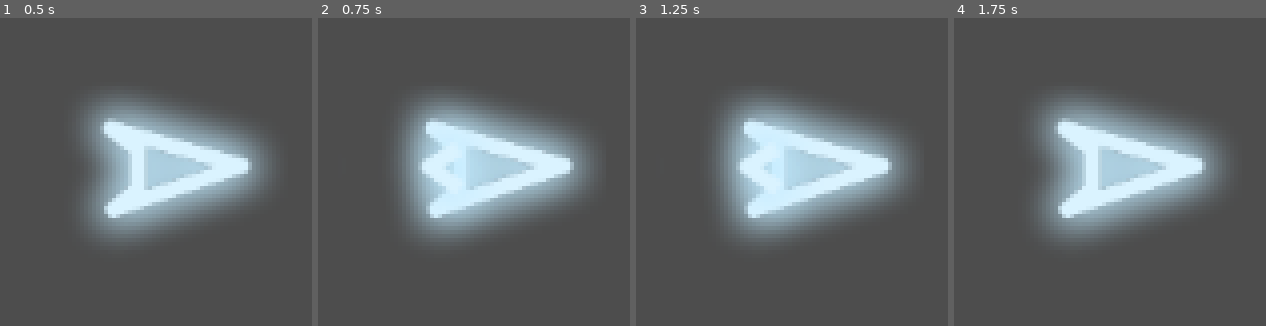
Above: before the commit, frames 1-4 (left to right).
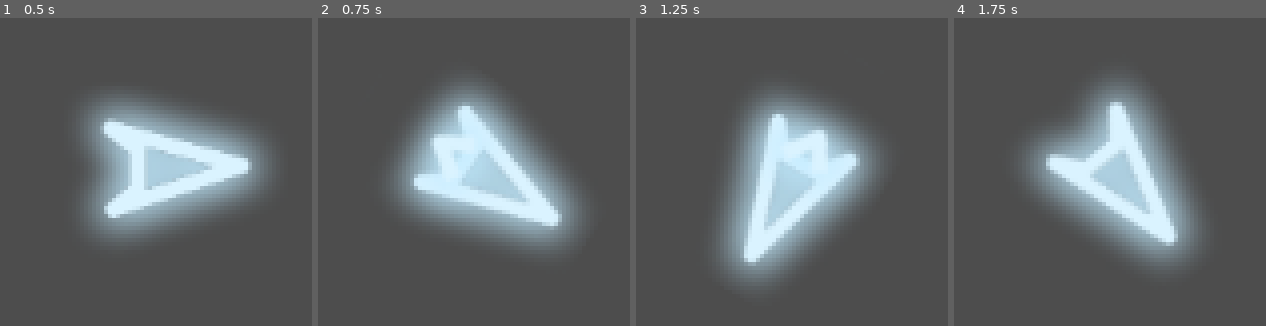
Above: after the commit, the same moments.

Repository: AllanSechrist/asteroids
Game: Godot game, scene res://scenes/sandbox.tscn
Same seed, same stepped clock (60 frames per second), same inputs: the game is played once before the commit and once after it. The project has no main scene, so this scene is started directly.
Inputs:
- Up to frame 1 (0.5 s): no input
- Up to frame 2 (0.75 s): tap Enter at 0.5 s; hold D (turn_right) from 0.53 s (still down); hold W (move) from 0.53 s (still down)
- Up to frame 3 (1.25 s): keep holding D (turn_right); keep holding W (move)
- Up to frame 4 (1.75 s): release D (turn_right) at 1.28 s; release W (move) at 1.28 s; hold A (turn_left) from 1.28 s (still down); tap W (move) at 1.35 s

Frame 1 is identical in both runs. In frame 2, 16% of the frame differs, in the area x 28-89%, y 20-76%; in frame 3, 18%; in frame 4, 21%, in the area x 23-88%, y 20-81%.

Commit message:
add rotation controls to ship.

Diff:
--- a/scenes/sandbox.tscn
+++ b/scenes/sandbox.tscn
@@ -6,3 +6,4 @@
 
 [node name="Ship" parent="." unique_id=923968611 instance=ExtResource("1_2ddto")]
 position = Vector2(562, 294)
+motion_mode = 1
--- a/scenes/ship/ship.gd
+++ b/scenes/ship/ship.gd
@@ -1,11 +1,19 @@
 extends CharacterBody2D
 class_name Ship
 
+@export var turn_speed := 0.05
+@export var thrust_speed := 50.0
+@export var drag := 5.0
+
 @onready var thruster_animation: AnimatedSprite2D = $ThrusterAnimation
-
 
 func _physics_process(delta: float) -> void:
 	if Input.is_action_pressed("move"):
 		thruster_animation.play("Thrust")
 	else:
 		thruster_animation.play("Idle")
+
+	if Input.is_action_pressed("turn_left"):
+		rotate(-turn_speed)
+	if Input.is_action_pressed("turn_right"):
+		rotate(turn_speed)
